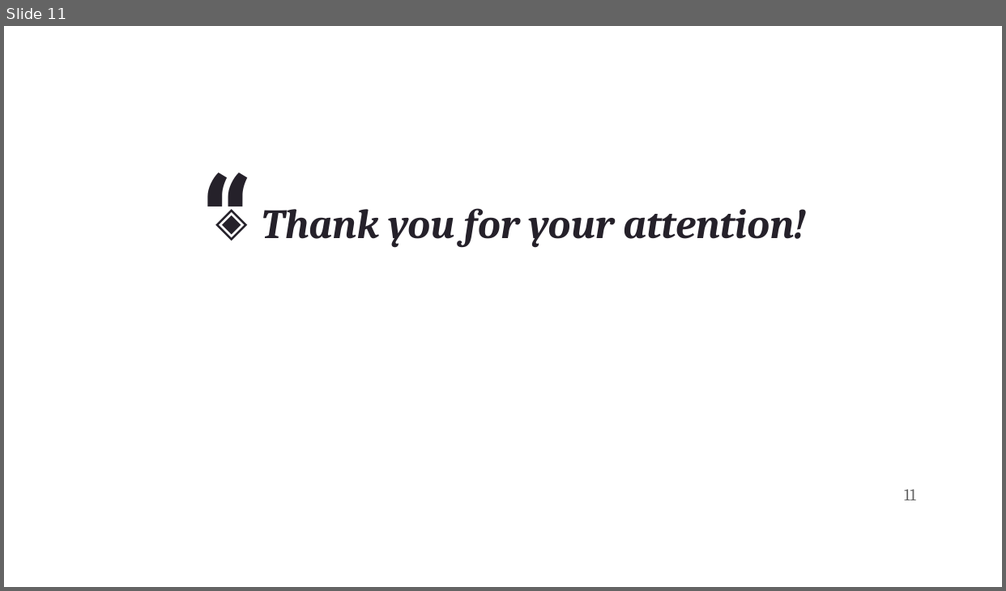
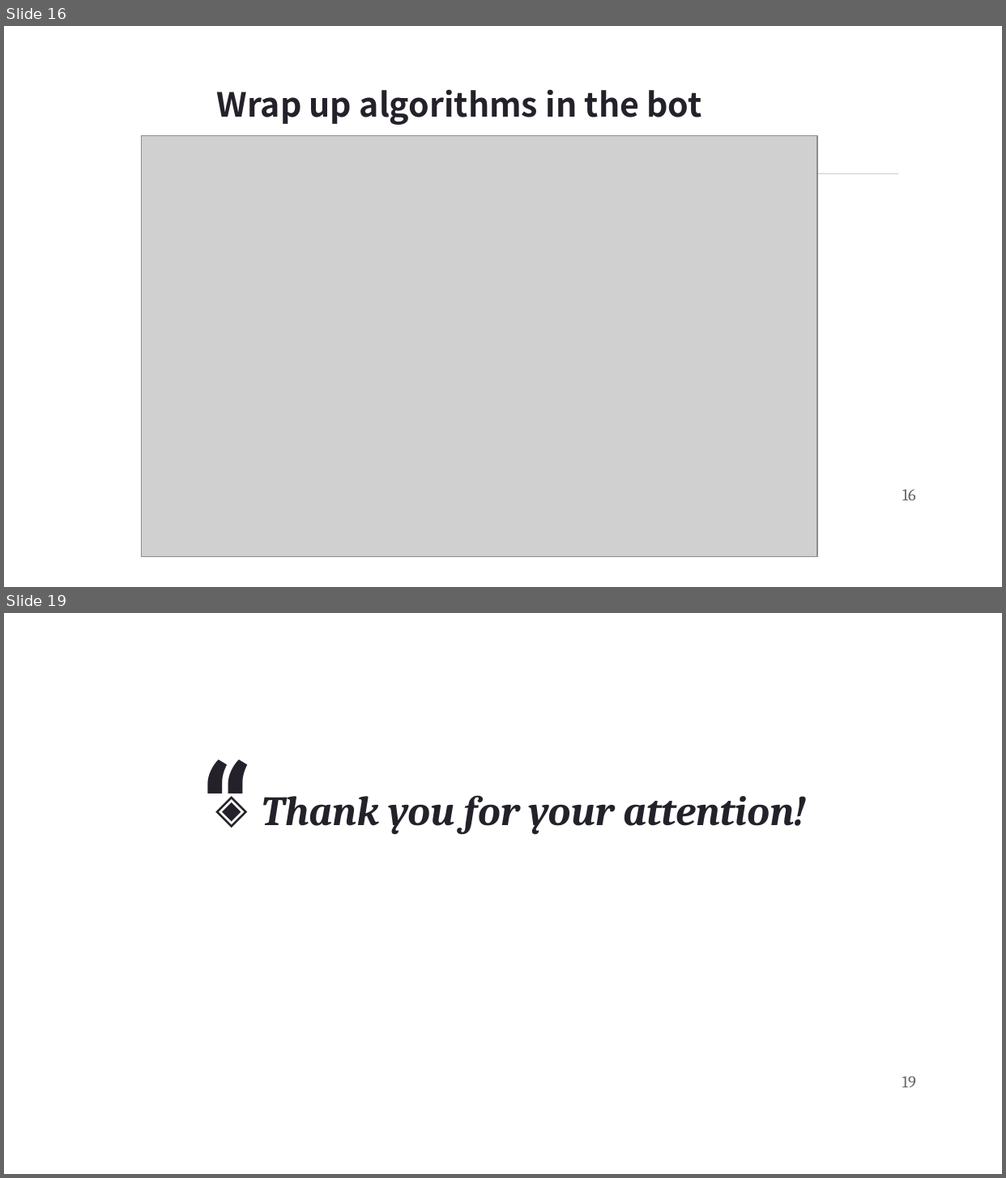
Before and after one commit to KattabekovBeknur/ML_labs, a slide deck: Quintus · SlidesCarnival.pptx. Shown one above the other, each under a label of ours: slide 11 before the commit, slides 16 and 19 after it; the slides between them are not shown. The pictures are 1006x591 and 1006x1178 pixels, drawn with LibreOffice and Linux fonts; fonts in the diff are those of the drawing; grey boxes stand for pictures; background and template pictures are left out. Boxes give left, top, right and bottom in pixels: in the first picture for what was removed or moved away, otherwise in the second. Text is boxed around its words. In the diff, an @@ line names an element or a change of style, - is before the commit and + after.

```diff
--- a/Quintus · SlidesCarnival.pptx
+++ b/Quintus · SlidesCarnival.pptx
@@ slide 16 added at (4,26,1002,587), background picture (left out) @@
@@ title added at (217,89,702,125), 24 pt, text #25212A, bold @@
+Wrap up algorithms in the bot
@@ picture added at (142,136,817,557) @@
@@ line added from (185, 173) to (898, 173), #CCCCCC 0.75 pt @@
@@ page number added at (902,489,916,501), 12 pt, text #666666 @@
+16
@@ what was slide 11 is now slide 19 @@
@@ page number at (902,1076,916,1088): text changed @@
-11
+19
```
Also in this commit, not shown: 6 slides changed, 8 other slides added, 1 slide removed, 2 other files.
